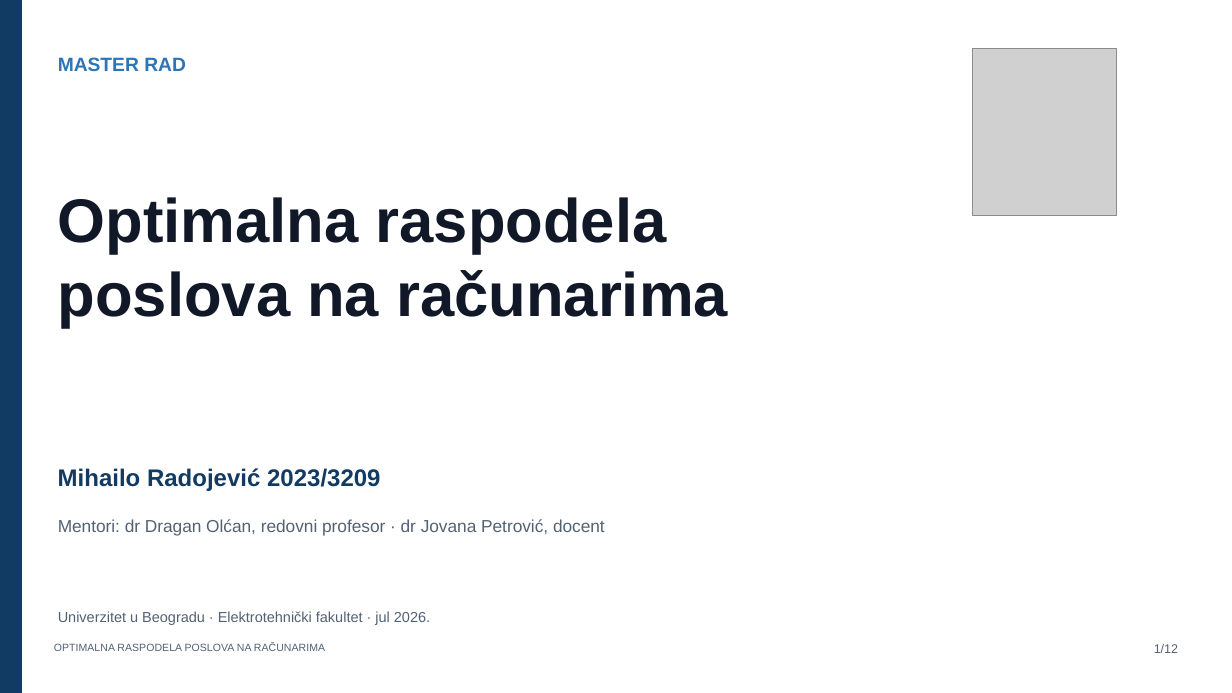
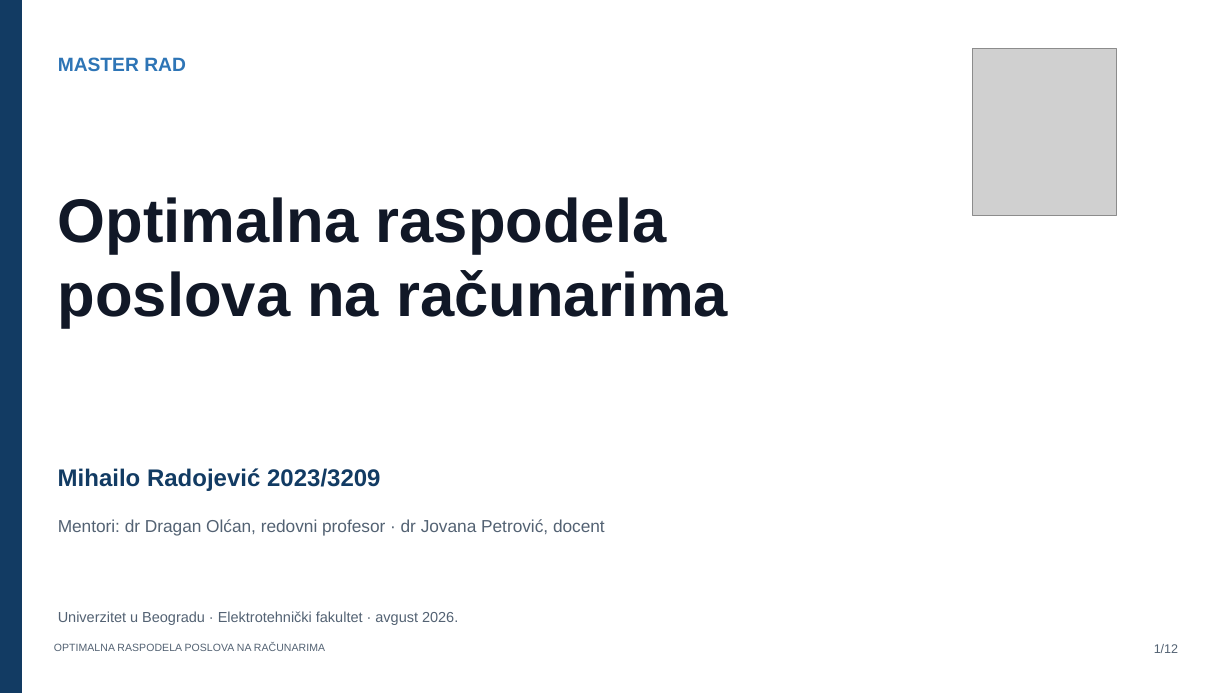
Before and after one commit to radojevicMihailo/master-rad, a slide deck: slide 1 of prezentacija.pptx. Drawn at 1232x693 pixels with LibreOffice and Linux fonts; fonts in the diff are those of the drawing; grey boxes stand for pictures. Boxes give left, top, right and bottom in pixels: in the first picture for what was removed or moved away, otherwise in the second. Text is boxed around its words. In the diff, an @@ line names an element or a change of style, - is before the commit and + after.

```diff
--- a/prezentacija.pptx
+++ b/prezentacija.pptx
@@ text at bbox=[58, 611, 458, 625]: text changed @@
-Univerzitet u Beogradu · Elektrotehnički fakultet · jul 2026.
+Univerzitet u Beogradu · Elektrotehnički fakultet · avgust 2026.
```
Also in this commit, not shown: 2 other slides changed, 6 other files.
